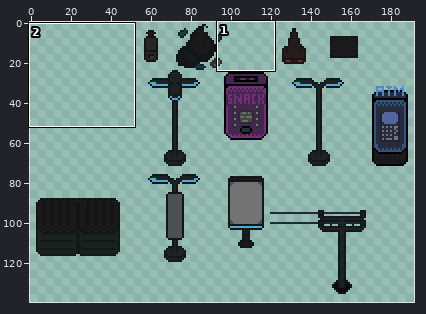
Edited in one commit: sprite sheet (art/dark alley/DarkAlley Objects.png). The first picture is a wide view before the edit; the outline marks the close-up.
Close-up. Before the edit:
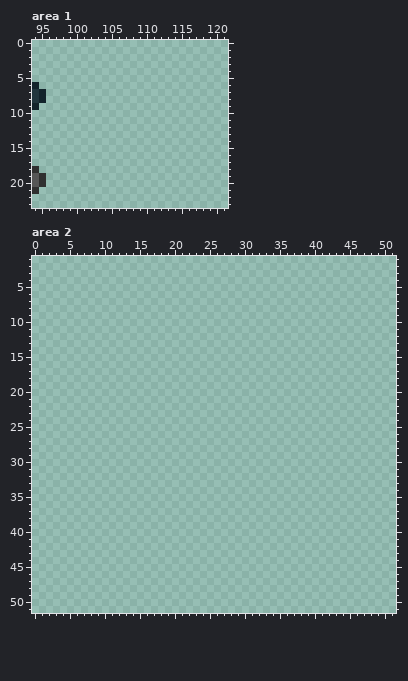
The file is 168x168 pixels. Colours within 5 levels of each other are drawn and written as one. Shown: area 1: x 94..121, y 0..23; area 2: x 0..51, y 1..51. The old version is drawn lined up with the new one. The wide view leaves out empty margins.
The same view after the edit:
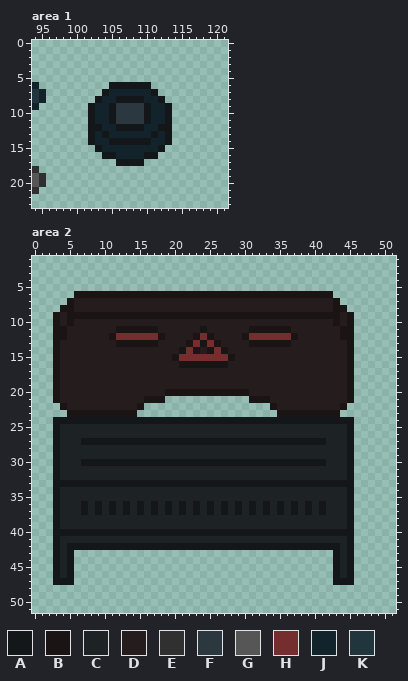
Palette (. is transparent): A #14171a  B #1a1414  C #1d2225  D #251d1d  E #303030  F #2c383f  G #565656  H #752d2d  J #13232b  K #21353d
Commit message: Added building lamp (in the floor). Closes #285
Changes in this commit:
canvas 168x168 -> 192x192; drawings rearranged on the sheet (the old picture shows each at its new place; 2 dropped ones are not shown)
Area 1:
y 6: x 105..110 ...... -> AAAAAA
y 7: x 104..111 ........ -> AJJJJJJA
y 8: x 103..112 .......... -> AJJAAAAJJA
y 9..11: x 102..113 ............ -> AJJAFFFFAJJA
y 12: x 102..113 ............ -> AAJJAAAAJJAA
y 13: x 102..113 ............ -> AJAJJJJJJAJA
y 14: x 102..113 ............ -> AJJAAAAAAJJA
y 15: x 103..112 .......... -> AJJJJJJJJA
y 16: x 104..111 ........ -> AAJJJJAA
y 17: x 106..109 .... -> AAAA
Area 2:
y 6: x 6..42 ..................................... -> BBBBBBBBBBBBBBBBBBBBBBBBBBBBBBBBBBBBB
y 7: x 5..43 ....................................... -> BDDDDDDDDDDDDDDDDDDDDDDDDDDDDDDDDDDDDDB
y 8: x 4..44 ......................................... -> BBDDDDDDDDDDDDDDDDDDDDDDDDDDDDDDDDDDDDDBB
y 9: x 3..45 ........................................... -> BDBBBBBBBBBBBBBBBBBBBBBBBBBBBBBBBBBBBBBBBDB
y 10: x 3..45 ........................................... -> BDBDDDDDDDDDDDDDDDDDDDDDDDDDDDDDDDDDDDDDBDB
y 11: x 3..45 ........................................... -> BBDDDDDDDBBBBBBDDDDDDBDDDDDDBBBBBBDDDDDDDBB
y 12: x 3..45 ........................................... -> BBDDDDDDBHHHHHHBDDDDBHBDDDDBHHHHHHBDDDDDDBB
y 13: x 3..45 ........................................... -> BDDDDDDDDBBBBBBDDDDBHBHBDDDDBBBBBBDDDDDDDDB
y 14: x 3..45 ........................................... -> BDDDDDDDDDDDDDDDDDBHBDBHBDDDDDDDDDDDDDDDDDB
y 15: x 3..45 ........................................... -> BDDDDDDDDDDDDDDDDBHHHHHHHBDDDDDDDDDDDDDDDDB
y 16: x 3..45 ........................................... -> BDDDDDDDDDDDDDDDDDBBBBBBBDDDDDDDDDDDDDDDDDB
y 17..19: x 3..45 ........................................... -> BDDDDDDDDDDDDDDDDDDDDDDDDDDDDDDDDDDDDDDDDDB
y 20: x 3..45 ........................................... -> BDDDDDDDDDDDDDDDBBBBBBBBBBBBDDDDDDDDDDDDDDB
y 21: x 3..18 ................ -> BDDDDDDDDDDDDBBB; x 31..45 ............... -> BBBDDDDDDDDDDDB
y 22: x 4..15 ............ -> BDDDDDDDDDDB; x 34..44 ........... -> BDDDDDDDDDB
y 23: x 5..14 .......... -> BBBBBBBBBB; x 35..43 ......... -> BBBBBBBBB
y 24: x 3..45 ........................................... -> AAAAAAAAAAAAAAAAAAAAAAAAAAAAAAAAAAAAAAAAAAA
y 25..26: x 3..45 ........................................... -> ACCCCCCCCCCCCCCCCCCCCCCCCCCCCCCCCCCCCCCCCCA
y 27: x 3..45 ........................................... -> ACCCAAAAAAAAAAAAAAAAAAAAAAAAAAAAAAAAAAACCCA
y 28..29: x 3..45 ........................................... -> ACCCCCCCCCCCCCCCCCCCCCCCCCCCCCCCCCCCCCCCCCA
y 30: x 3..45 ........................................... -> ACCCAAAAAAAAAAAAAAAAAAAAAAAAAAAAAAAAAAACCCA
y 31..32: x 3..45 ........................................... -> ACCCCCCCCCCCCCCCCCCCCCCCCCCCCCCCCCCCCCCCCCA
y 33: x 3..45 ........................................... -> AAAAAAAAAAAAAAAAAAAAAAAAAAAAAAAAAAAAAAAAAAA
y 34..35: x 3..45 ........................................... -> ACCCCCCCCCCCCCCCCCCCCCCCCCCCCCCCCCCCCCCCCCA
y 36..37: x 3..45 ........................................... -> ACCCACACACACACACACACACACACACACACACACACACCCA
y 38..39: x 3..45 ........................................... -> ACCCCCCCCCCCCCCCCCCCCCCCCCCCCCCCCCCCCCCCCCA
y 40: x 3..45 ........................................... -> AAAAAAAAAAAAAAAAAAAAAAAAAAAAAAAAAAAAAAAAAAA
y 41: x 3..45 ........................................... -> ACCCCCCCCCCCCCCCCCCCCCCCCCCCCCCCCCCCCCCCCCA
y 42: x 3..45 ........................................... -> ACAAAAAAAAAAAAAAAAAAAAAAAAAAAAAAAAAAAAAAACA
y 43..46: x 3..5 ... -> ACA; x 43..45 ... -> ACA
y 47: x 3..5 ... -> AAA; x 43..45 ... -> AAA
